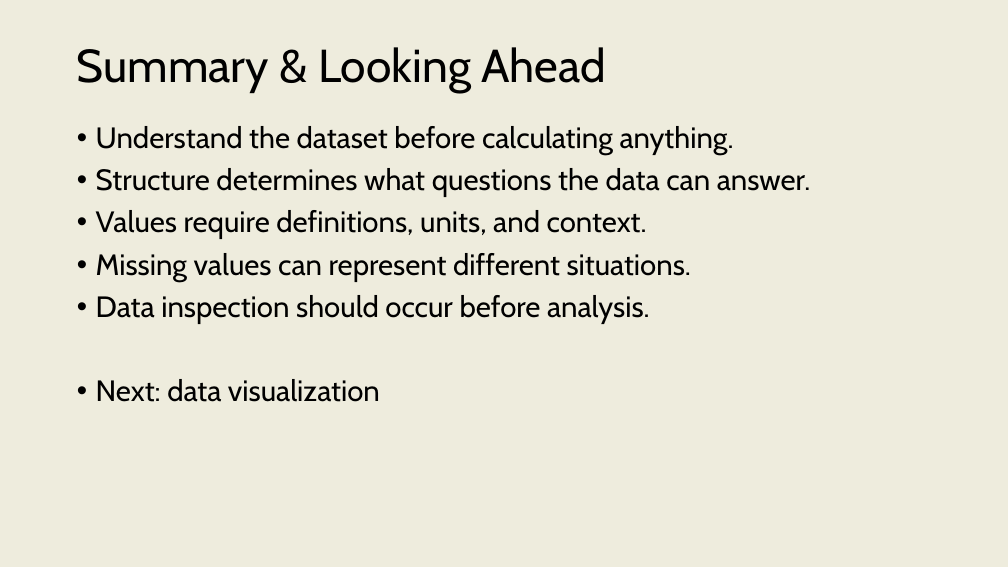
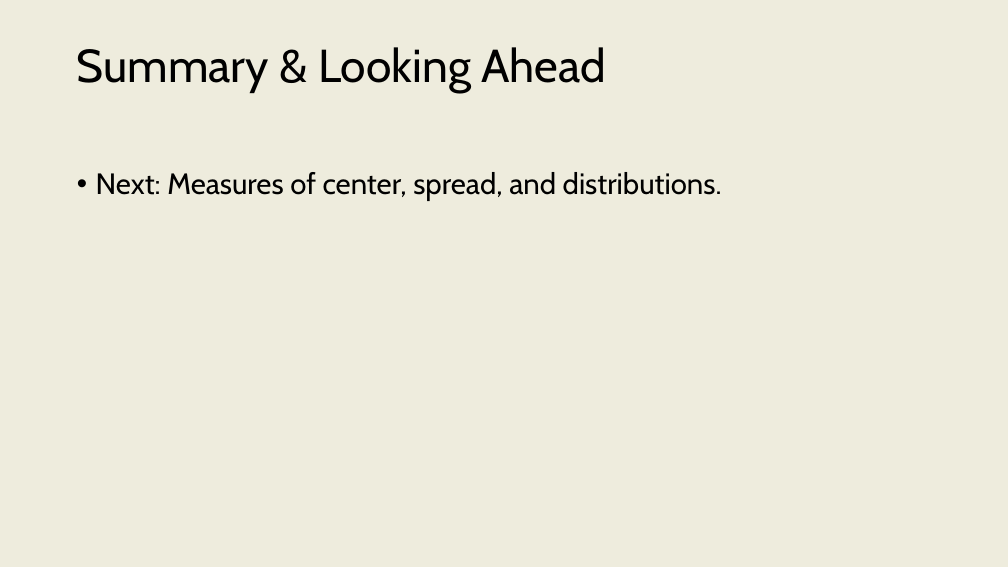
Before and after one commit to onishisaryu/HES-3000-Sports-Data-Analytics, a slide deck: slide 32 of pptx/Lecture7.pptx (slide 5 before the commit). Drawn at 1008x567 pixels with LibreOffice and Linux fonts; fonts in the diff are those of the drawing. Boxes give left, top, right and bottom in pixels: in the first picture for what was removed or moved away, otherwise in the second. Text is boxed around its words. In the diff, an @@ line names an element or a change of style, - is before the commit and + after.

Commit message:
l7

```diff
--- a/pptx/Lecture7.pptx
+++ b/pptx/Lecture7.pptx
@@ text at box(96, 172, 722, 201): text changed @@
-• Understand the dataset before calculating anything.
-• Structure determines what questions the data can answer.
-• Values require definitions, units, and context.
-• Missing values can represent different situations.
-• Data inspection should occur before analysis.
-• Next: data visualization
+• Next: Measures of center, spread, and distributions.
```
Also in this commit, not shown: 1 other slide changed, 29 slides added, 1 slide removed.
